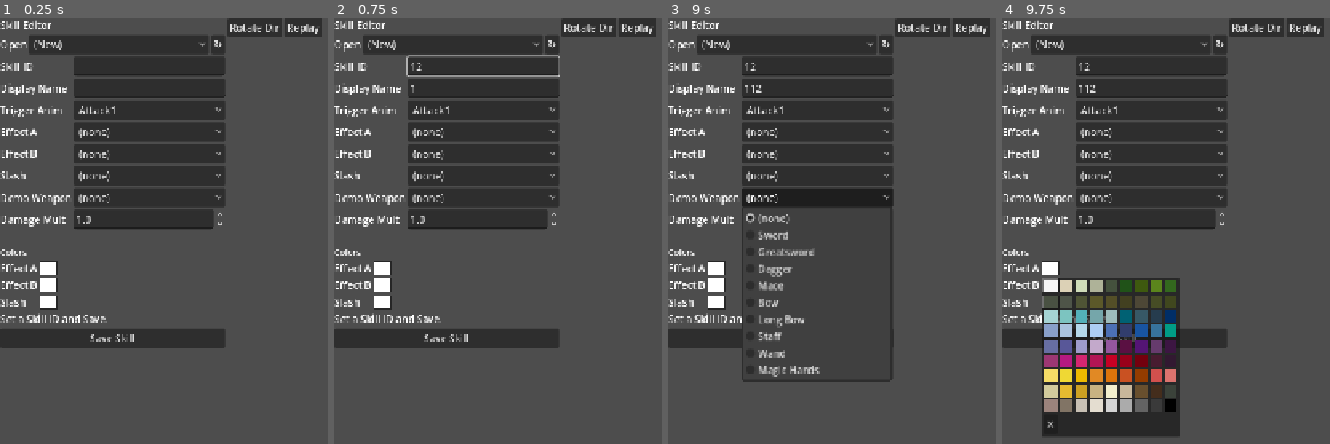
Above: before the commit, frames 1-4 (left to right).
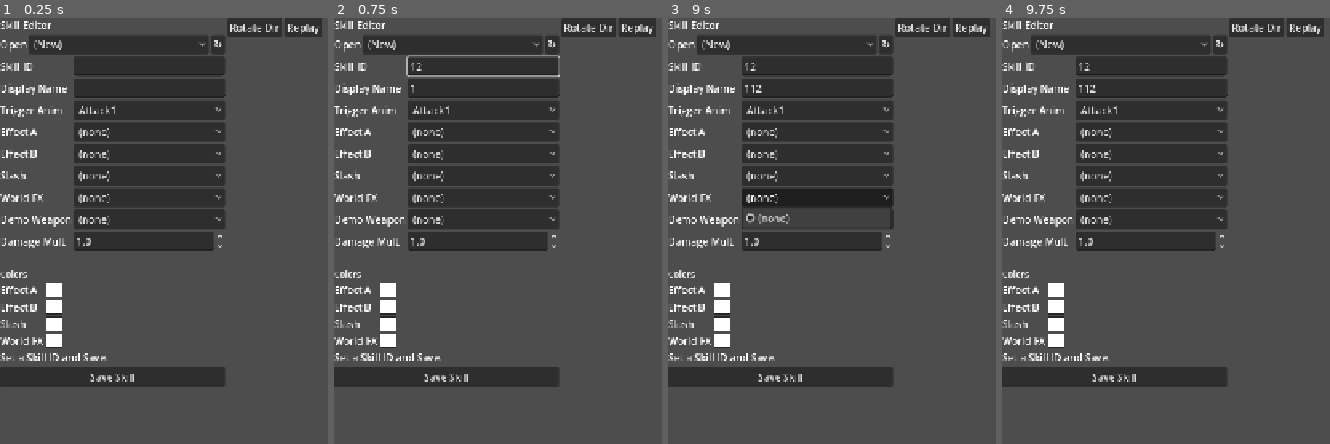
Above: after the commit, the same moments.

Repository: lenzerevans1995-coder/IsoArpg
Game: Godot game, scene res://dev_scenes/skill_editor.tscn
Two runs of this game, one before a commit and one after it. Both use one fixed random seed, a clock stepped at 60 frames per second and the inputs below. This scene is started directly instead of the project's main scene.
Inputs (mouse positions are in pixels of both pictures, inside the frame that each line leads up to):
- Up to frame 1 (0.25 s): no input
- Up to frame 2 (0.75 s): click (484, 64) at 0.52 s; type "12" at 0.6 s
- Up to frame 3 (9 s): click (818, 90) at 0.75 s; type "12" at 0.83 s; click "(New)" at 1.25 s; click "(New)" at 2 s; click "Replay" at 2.75 s; click "Replay" at 3.5 s; click "Replay" at 4.25 s; click "↻" at 5 s; click "Attack1" at 5.75 s; click "(none)" at 6.5 s; click "(none)" at 7.25 s; click "(none)" at 8 s; click "(none)" at 8.75 s
- Up to frame 4 (9.75 s): click (1051, 269) at 9.52 s

The runs differ from the first frame. In frame 1, 11% of the frame differs, in the area x 0-69%, y 41-87%; in frame 2, 11%; in frame 3, 7.2%; in frame 4, 20%, in the area x 0-69%, y 41-99%.

Commit message:
Skill editor: World FX picker (Fantasy tileset Effects flipbooks)
skill_def.gd: 2 new fields + helper.
- world_fx_folder: subfolder name under FANTASY_FX_ROOT (e.g. 'AoE',
  'Bolt', 'Buff5 6', 'LevelUp'). Empty = no world fx.
- world_fx_color: modulate tint applied to the spawned fx.
- world_fx_full_path(name): resolves the subfolder against the root
  Fantasy tileset Effects path.

dev_scenes/skill_editor.gd:
- _load_world_fx_options(): scans the Effects/ root on _ready and
  populates the dropdown with every subfolder it finds. Re-runnable.
- New 'World FX' OptionButton in the form, populated from the scan.
- 4th color button 'World FX' alongside Effect A/B/Slash. Picking
  either the folder or the color spawns a one-shot preview at the
  rig's anchor via explosion_anim.gd.
- Quick-fire keys 1-6 now also re-fire the world fx so the full
  visual replays in sync with the anim.

player_layered.gd play_skill: spawns the configured world fx
(explosion_anim.spawn) at the player's global_position when the skill
fires. Tinted by world_fx_color via modulate. Auto-frees on completion.

Now any saved skill can carry one of the 14 Fantasy tileset Effects:
AoE, Bolt, Buff1-10, Cone, Dash, Hook, LevelUp.

Diff:
--- a/dev_scenes/skill_editor.gd
+++ b/dev_scenes/skill_editor.gd
@@ -8,6 +8,7 @@
 const SkillDefScript := preload("res://skill_def.gd")
 const LayeredCharacterScript := preload("res://layered_character.gd")
 const LoadoutScript := preload("res://loadout.gd")
+const ExplosionAnimScript := preload("res://explosion_anim.gd")
 
 const SKILLS_DIR := "res://data/skills"
 const PALETTE_PATH := "res://data/swatch_palette.json"
@@ -58,6 +59,10 @@
 var _f_dmg: SpinBox
 var _info_label: Label
 var _f_open: OptionButton
+var _f_world_fx: OptionButton
+# Discovered list of Fantasy tileset effect subfolders, populated at
+# _ready by scanning SkillDefScript.FANTASY_FX_ROOT. Index 0 is "" (none).
+var _world_fx_options: Array = [""]
 # Which weapon the preview rig currently holds. Editor-only — not saved.
 var _preview_weapon: String = ""
 
@@ -70,6 +75,7 @@
 func _ready() -> void:
 	_def = SkillDefScript.new()
 	_load_palette()
+	_load_world_fx_options()
 	_build_ui()
 	_refresh_preview()
 	_load_fields_from_def()
@@ -100,6 +106,25 @@
 	_def.trigger_anim = anim
 	_set_option_to_value(_f_anim, ANIM_OPTIONS, anim)
 	_refresh_preview()
+
+# Walk the Fantasy tileset Effects/ root and populate _world_fx_options
+# with each subfolder. Re-runnable but typically called once on _ready.
+func _load_world_fx_options() -> void:
+	_world_fx_options = [""]
+	var d := DirAccess.open(SkillDefScript.FANTASY_FX_ROOT)
+	if d == null:
+		return
+	d.list_dir_begin()
+	var fn := d.get_next()
+	var found: Array = []
+	while fn != "":
+		if d.current_is_dir() and not fn.begins_with("."):
+			found.append(fn)
+		fn = d.get_next()
+	d.list_dir_end()
+	found.sort()
+	for name in found:
+		_world_fx_options.append(name)
 
 func _load_palette() -> void:
 	if FileAccess.file_exists(PALETTE_PATH):
@@ -152,6 +177,14 @@
 	_f_effect_a= _add_option_row(grid, "Effect A", EFFECT_OPTIONS, func(idx): _def.effect_a_folder = EFFECT_OPTIONS[idx]; _refresh_preview())
 	_f_effect_b= _add_option_row(grid, "Effect B", EFFECT_OPTIONS, func(idx): _def.effect_b_folder = EFFECT_OPTIONS[idx]; _refresh_preview())
 	_f_slash   = _add_option_row(grid, "Slash",    SLASH_OPTIONS,  func(idx): _def.slash_folder    = SLASH_OPTIONS[idx];  _refresh_preview())
+	# Fantasy-tileset world-space FX (AoE / Bolt / Buff# / Cone / Dash /
+	# Hook / LevelUp). Spawned once at the player's foot when the skill
+	# fires. Doesn't loop — explosion_anim auto-frees on completion.
+	var world_fx_labels: Array = []
+	for opt in _world_fx_options: world_fx_labels.append(opt if opt != "" else "(none)")
+	_f_world_fx = _add_option_row(grid, "World FX", world_fx_labels, func(idx):
+		_def.world_fx_folder = String(_world_fx_options[idx])
+		_spawn_world_fx_preview())
 	# Demo weapon: not saved, just gives the preview rig something to
 	# hold so you can see how the effect reads against a sword, a bow,
 	# magic hands, etc.
@@ -178,6 +211,9 @@
 		_add_color_row(color_grid, "Slash",
 			func(): return _def.slash_color,
 			func(c): _def.slash_color = c),
+		_add_color_row(color_grid, "World FX",
+			func(): return _def.world_fx_color,
+			func(c): _def.world_fx_color = c; _spawn_world_fx_preview()),
 	]
 
 	# Sticky save bar at the bottom of the form.
@@ -401,6 +437,20 @@
 		return null
 	return _preview_char.get_node_or_null(layer) as Sprite2D
 
+# One-shot spawn of the chosen world fx at the rig's preview anchor.
+# Triggered when the user picks a fx folder, picks its color, or
+# replays. The fx auto-frees on its own (explosion_anim plays once).
+func _spawn_world_fx_preview() -> void:
+	if _def == null or _preview_char == null: return
+	var folder: String = SkillDefScript.world_fx_full_path(String(_def.world_fx_folder))
+	if folder == "": return
+	var anchor_pos: Vector2 = (_preview_char as Node2D).position
+	var fx: Node2D = ExplosionAnimScript.spawn(_preview_vp, anchor_pos, folder)
+	if fx and _def.world_fx_color != Color.WHITE:
+		# Tint via modulate. Effect frames are typically white/yellow
+		# so modulate works without needing the luminance shader.
+		fx.modulate = _def.world_fx_color
+
 # --- save / load --------------------------------------------------
 
 func _on_id_changed(v: String) -> void:
--- a/dev_scenes/skill_editor.tscn
+++ b/dev_scenes/skill_editor.tscn
@@ -1,10 +1,12 @@
-[gd_scene format=3 uid="uid://r6m6udvdkvvs"]
+[gd_scene format=3 uid="uid://dub0gkix4mvxb"]
 
-[ext_resource type="Script" path="res://dev_scenes/skill_editor.gd" id="1_skill_editor"]
+[ext_resource type="Script" uid="uid://dwtn3n3i1nm00" path="res://dev_scenes/skill_editor.gd" id="1_skill_editor"]
 
-[node name="SkillEditor" type="Control"]
+[node name="SkillEditor" type="Control" unique_id=1971370158]
 layout_mode = 3
 anchors_preset = 15
 anchor_right = 1.0
 anchor_bottom = 1.0
+grow_horizontal = 2
+grow_vertical = 2
 script = ExtResource("1_skill_editor")
--- a/player_layered.gd
+++ b/player_layered.gd
@@ -230,6 +230,15 @@
 	attacking = true
 	attack_time = 0.0
 	attack_hit_fired = false
+	# Spawn the world-fx flipbook (Fantasy tileset Effects/<folder>) at
+	# the player's foot. One-shot, auto-frees on completion.
+	var fx_folder: String = SkillDef.world_fx_full_path(String(def.world_fx_folder))
+	if fx_folder != "":
+		var ExplosionAnim := preload("res://explosion_anim.gd")
+		var fx_parent: Node = main if main else self
+		var fx: Node2D = ExplosionAnim.spawn(fx_parent, global_position, fx_folder)
+		if fx and def.world_fx_color != Color.WHITE:
+			fx.modulate = def.world_fx_color
 	_play(String(def.trigger_anim), ATTACK_FPS, false, _on_skill_finished)
 
 func _on_skill_finished() -> void:
--- a/skill_def.gd
+++ b/skill_def.gd
@@ -34,6 +34,24 @@
 @export var effect_b_color: Color = Color.WHITE
 @export var slash_color: Color = Color.WHITE
 
+# World-space flipbook FX (Fantasy tileset Effects/ subfolders — AoE,
+# Bolt, Buff*, Cone, Dash, Hook, LevelUp). Spawned at the player's
+# foot when the skill fires, plays once via explosion_anim.gd, then
+# despawns. Empty = no world fx.
+# Stored as the subfolder name only (e.g. "AoE"). Full path is
+# resolved at runtime against FANTASY_FX_ROOT in skill_def.gd.
+@export var world_fx_folder: String = ""
+@export var world_fx_color: Color = Color.WHITE
+
+# Root path for Fantasy tileset effect frames. Caller resolves
+# `world_fx_folder` against this to find the .png frames.
+const FANTASY_FX_ROOT := "res://assets/tilesets/Fantasy tileset - 2D Isometric V1.1/Fantasy tileset - 2D Isometric/Animations/Effects"
+
+static func world_fx_full_path(subfolder: String) -> String:
+	if subfolder == "":
+		return ""
+	return "%s/%s" % [FANTASY_FX_ROOT, subfolder]
+
 # Damage multiplier applied to the player's computed base damage
 # when this skill fires.
 @export var damage_mult: float = 1.0
